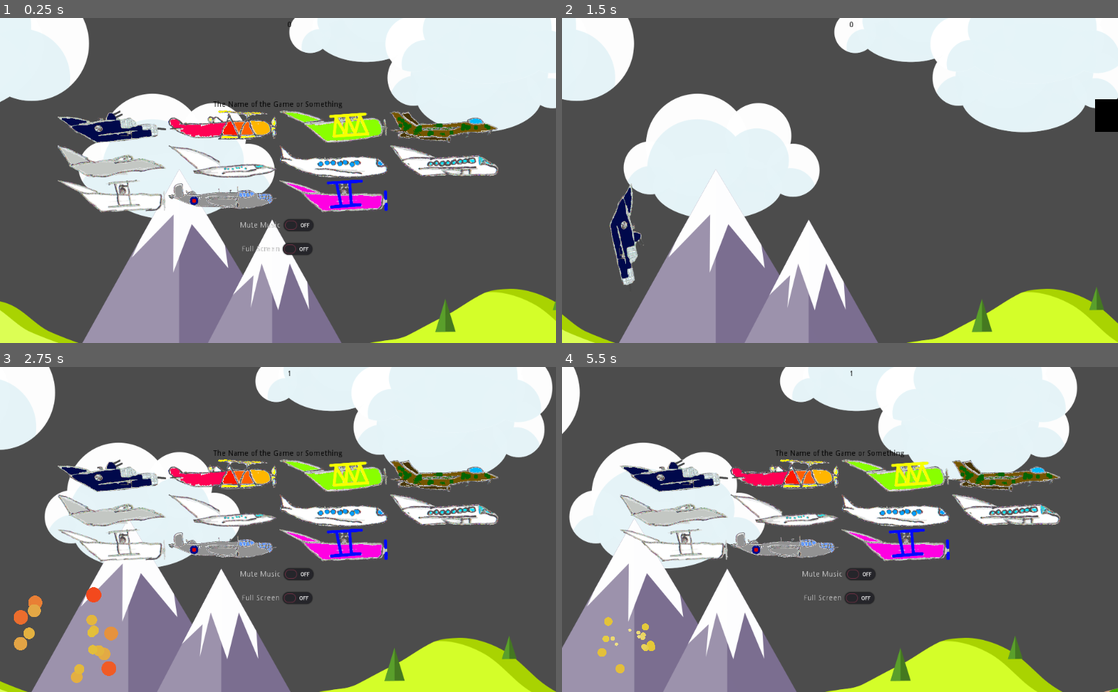
Above: before the commit, frames 1-4 (two rows, left to right).
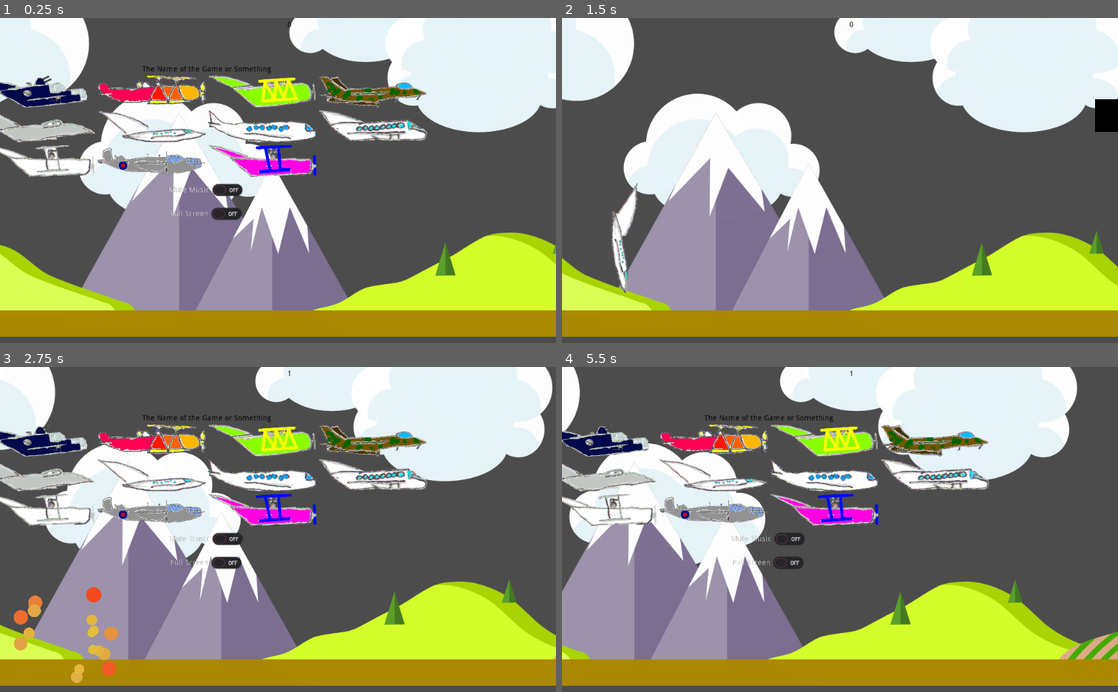
Above: after the commit, the same moments.

Repository: the-g-force/FamJam-October2020
Game: Godot game, scene res://src/Level.tscn
Same seed, same stepped clock (60 frames per second), same inputs: the game is played once before the commit and once after it.
Inputs (mouse positions are in pixels of both pictures, inside the frame that each line leads up to):
- Up to frame 1 (0.25 s): no input
- Up to frame 2 (1.5 s): click (673, 128) at 0.52 s; move the mouse to (962, 164) at 1.27 s; click (962, 164) at 1.42 s
- Up to frame 3 (2.75 s): click "Play Again" at 2 s
- Up to frame 4 (5.5 s): click (600, 441) at 2.77 s; click (784, 477) at 3.52 s; click (840, 529) at 4.25 s, where only the run after the commit has a clickable "Play Again"; click (840, 529) at 5 s, where only the run before the commit has a clickable "Play Again"

The runs differ from the first frame. In frame 1, 44% of the frame differs, in the area x 0-100%, y 14-100%; in frame 2, 29%; in frame 3, 44%; in frame 4, 44%.

Commit message:
Add better background

Diff:
--- a/project/src/Background.tscn
+++ b/project/src/Background.tscn
@@ -15,8 +15,8 @@
 
 [node name="ParallaxLayer2" type="ParallaxLayer" parent="."]
 motion_scale = Vector2( 0.75, 0 )
-motion_mirroring = Vector2( 1560, 0 )
+motion_mirroring = Vector2( 2048, 0 )
 
 [node name="ground" type="Sprite" parent="ParallaxLayer2"]
-position = Vector2( 1024, 392 )
+position = Vector2( 1024, 288 )
 texture = ExtResource( 2 )
--- a/project/src/Level.tscn
+++ b/project/src/Level.tscn
@@ -45,8 +45,10 @@
 margin_bottom = 309.139
 
 [node name="AirplaneSelection" parent="." instance=ExtResource( 6 )]
-margin_right = 1024.0
-margin_bottom = 600.0
+margin_left = 380.546
+margin_top = 235.463
+margin_right = 380.546
+margin_bottom = 235.463
 
 [node name="Music" type="AudioStreamPlayer" parent="."]
 stream = ExtResource( 1 )
